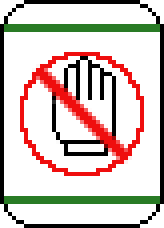
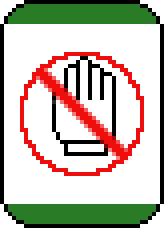
Layers edited between the first and the second 164 × 228 image:
painted on "Color bands" over [4, 4, 160, 224]
